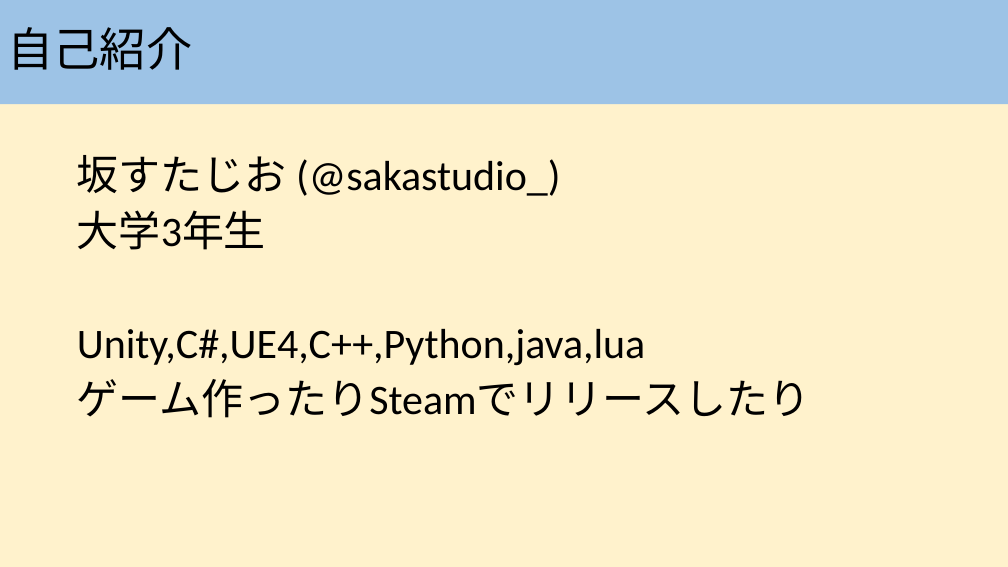
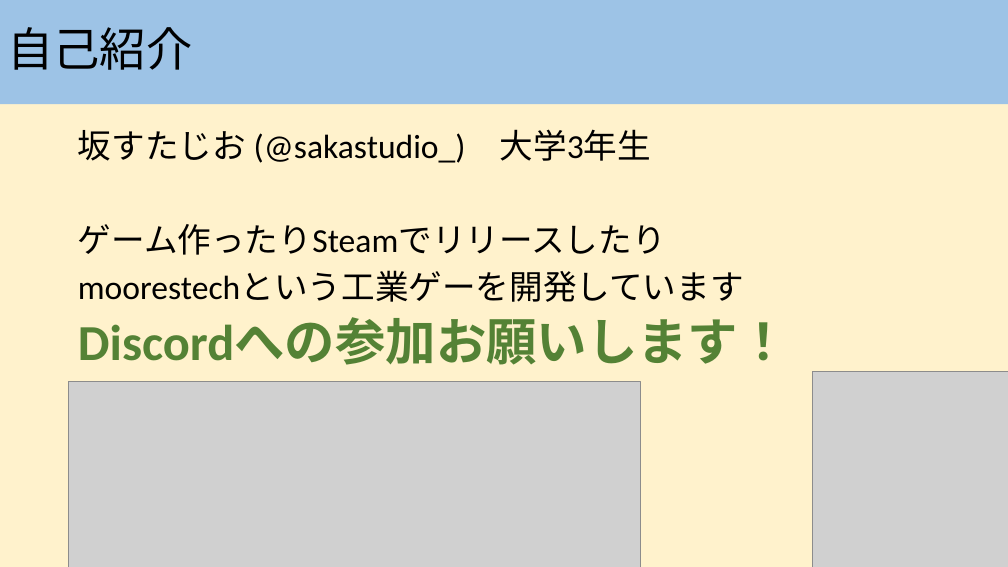
Before and after one commit to sakastudio/aktsk_lt_socket, a slide deck: slide 2 of lt.pptx. Drawn at 1008x567 pixels with LibreOffice and Linux fonts; fonts in the diff are those of the drawing; grey boxes stand for pictures. Boxes give left, top, right and bottom in pixels: in the first picture for what was removed or moved away, otherwise in the second. Text is boxed around its words. In the diff, an @@ line names an element or a change of style, - is before the commit and + after.

```diff
--- a/lt.pptx
+++ b/lt.pptx
@@ text "坂すたじお (@sakastudio_) 大学3年生": place and size @@
-text "坂すたじお (@sakastudio_) 大学3年生" at bbox=[77, 155, 810, 418]
+text "坂すたじお (@sakastudio_) 大学3年生" at bbox=[78, 129, 789, 365]
@@ text at bbox=[78, 129, 651, 163]: text changed; size 40 to 32 pt @@
-坂すたじお (@sakastudio_)
-大学3年生
-Unity,C#,UE4,C++,Python,java,lua
+坂すたじお (@sakastudio_) 大学3年生
@@ text at bbox=[78, 224, 666, 255]: size 40 to 32 pt in "ゲーム作ったりSteamでリリースしたり" @@
@@ text at bbox=[78, 271, 789, 365]: paragraphs added @@
+moorestechという工業ゲーを開発しています
+Discordへの参加お願いします！
@@ picture added at bbox=[68, 382, 640, 567] @@
@@ picture added at bbox=[813, 372, 1008, 567] @@
```
Also in this commit, not shown: 2 other slides changed.
